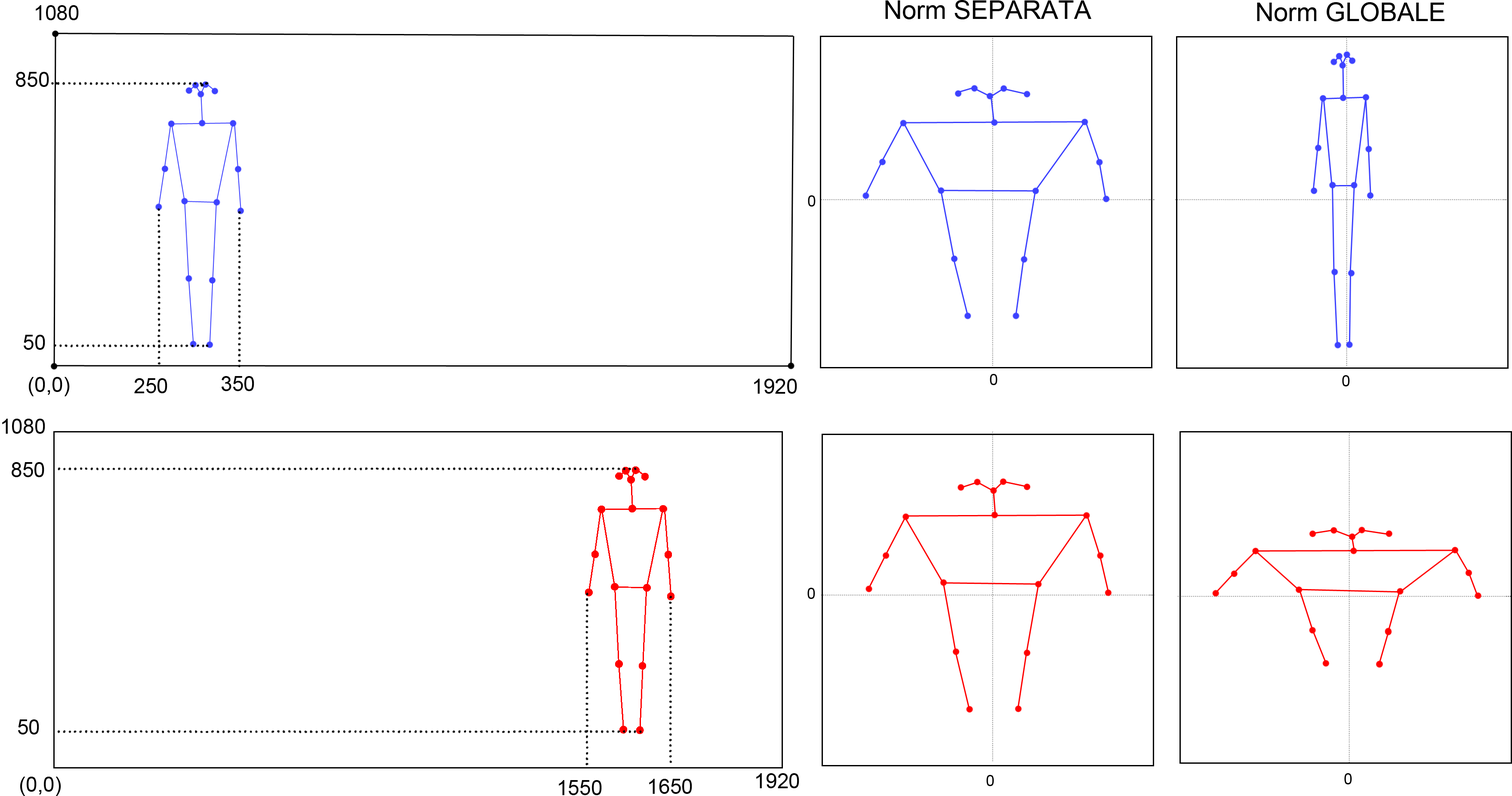
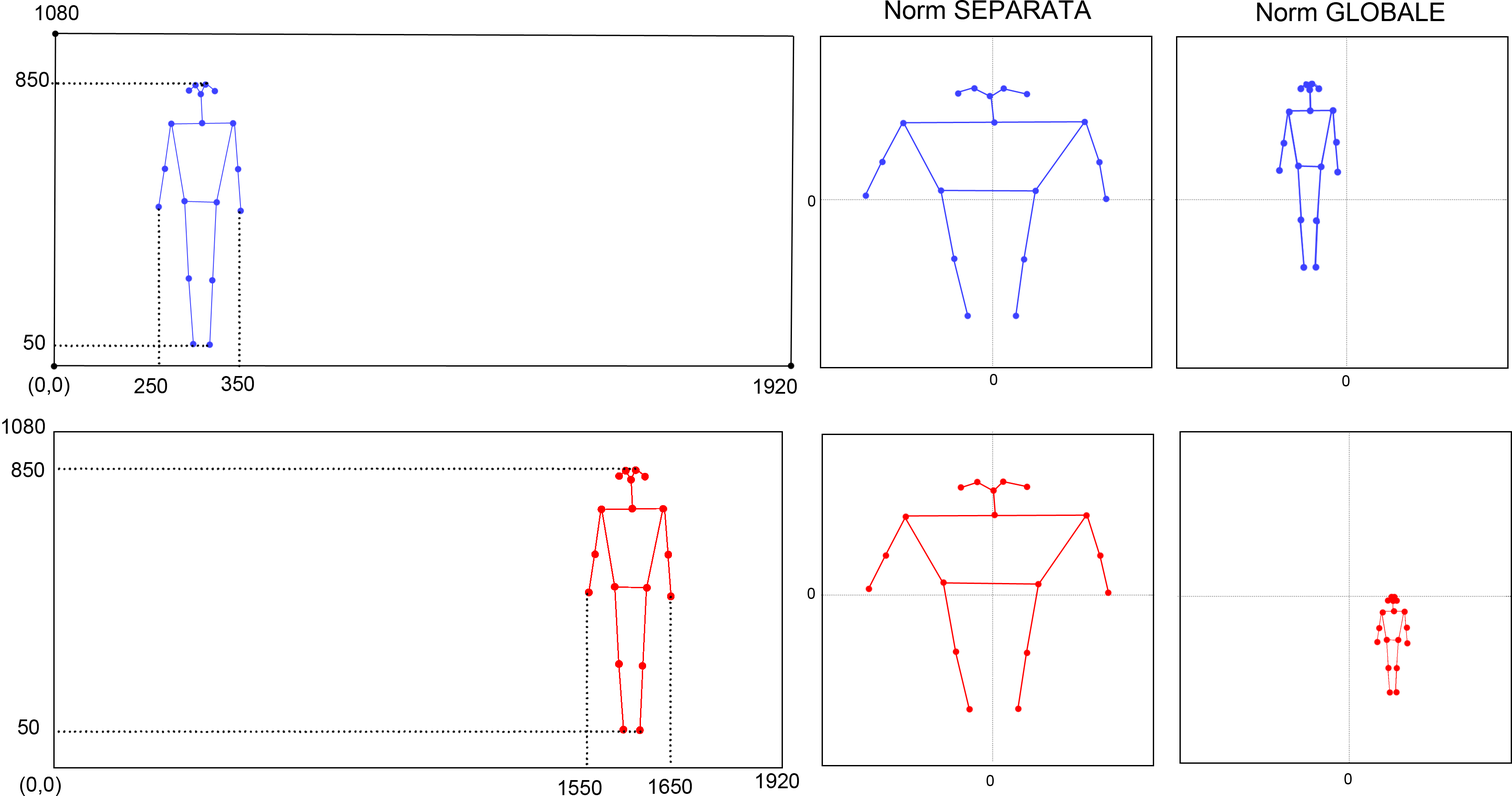
Revision of a layered 1512×796 image; what changed, layer by layer:
hid "Forma 21" over [left=1348, top=272, right=1352, bottom=345]
hid "Forma 20" over [left=1349, top=184, right=1356, bottom=273]
hid "Forma 19" over [left=1333, top=272, right=1339, bottom=346]
hid "Forma 18" over [left=1331, top=184, right=1335, bottom=273]
hid "Forma 17" over [left=1354, top=97, right=1367, bottom=186]
hid "Forma 15" over [left=1322, top=97, right=1333, bottom=186]
hid "Forma 8" over [left=1364, top=96, right=1370, bottom=150]
hid "Forma 6" over [left=1316, top=98, right=1324, bottom=149]
hid "Forma 5" over [left=1312, top=147, right=1319, bottom=191]
hid "Livello 16" over [left=1310, top=50, right=1374, bottom=349]
hid "Forma 55" over [left=1378, top=631, right=1390, bottom=665]
hid "Forma 54" over [left=1387, top=591, right=1401, bottom=632]
hid "Forma 53" over [left=1311, top=628, right=1328, bottom=665]
hid "Forma 52" over [left=1298, top=589, right=1314, bottom=630]
hid "Forma 46" over [left=1254, top=549, right=1300, bottom=591]
hid "Forma 45" over [left=1298, top=588, right=1401, bottom=593]
hid "Forma 44" over [left=1399, top=548, right=1457, bottom=593]
hid "Forma 42" over [left=1454, top=549, right=1470, bottom=574]
hid "Forma 41" over [left=1255, top=549, right=1457, bottom=552]
hid "Forma 40" over [left=1233, top=550, right=1257, bottom=574]
hid "Forma 39" over [left=1214, top=572, right=1235, bottom=595]
hid "Livello 18" over [left=1211, top=526, right=1482, bottom=669]
added layer "norm glob rossa" above "norm glob blu" over [left=1373, top=592, right=1411, bottom=697]
added layer "norm glob blu" above "Livello 2" over [left=1275, top=80, right=1342, bottom=272]
…and 14 more changes (14 visibility)
